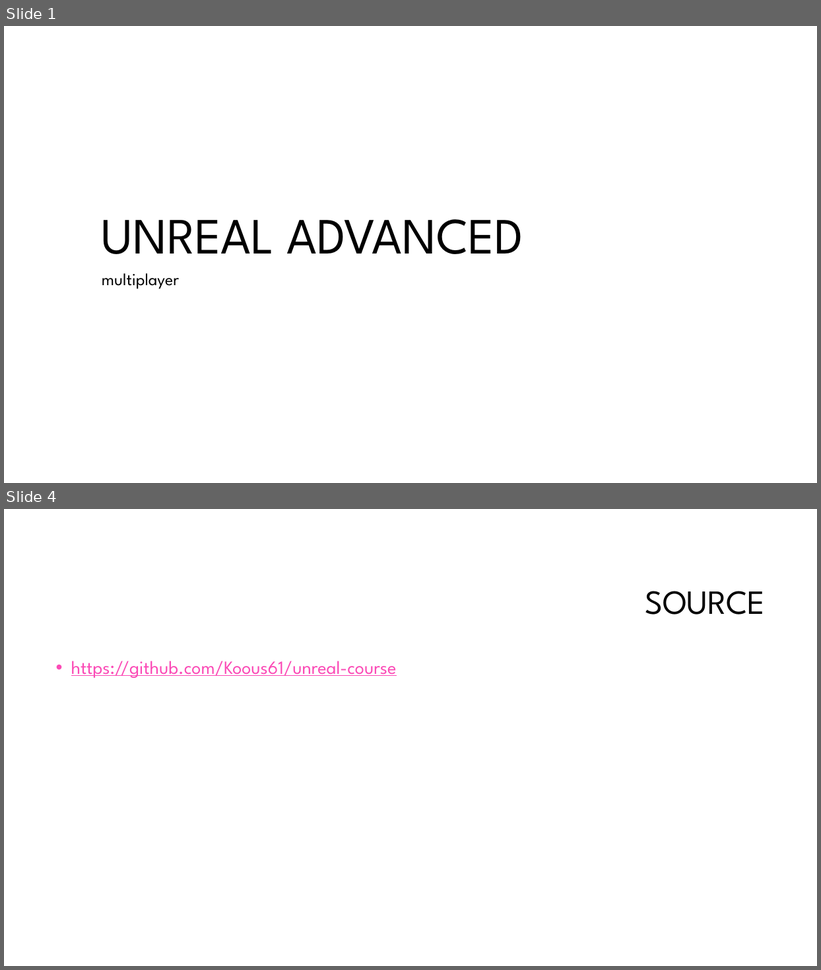
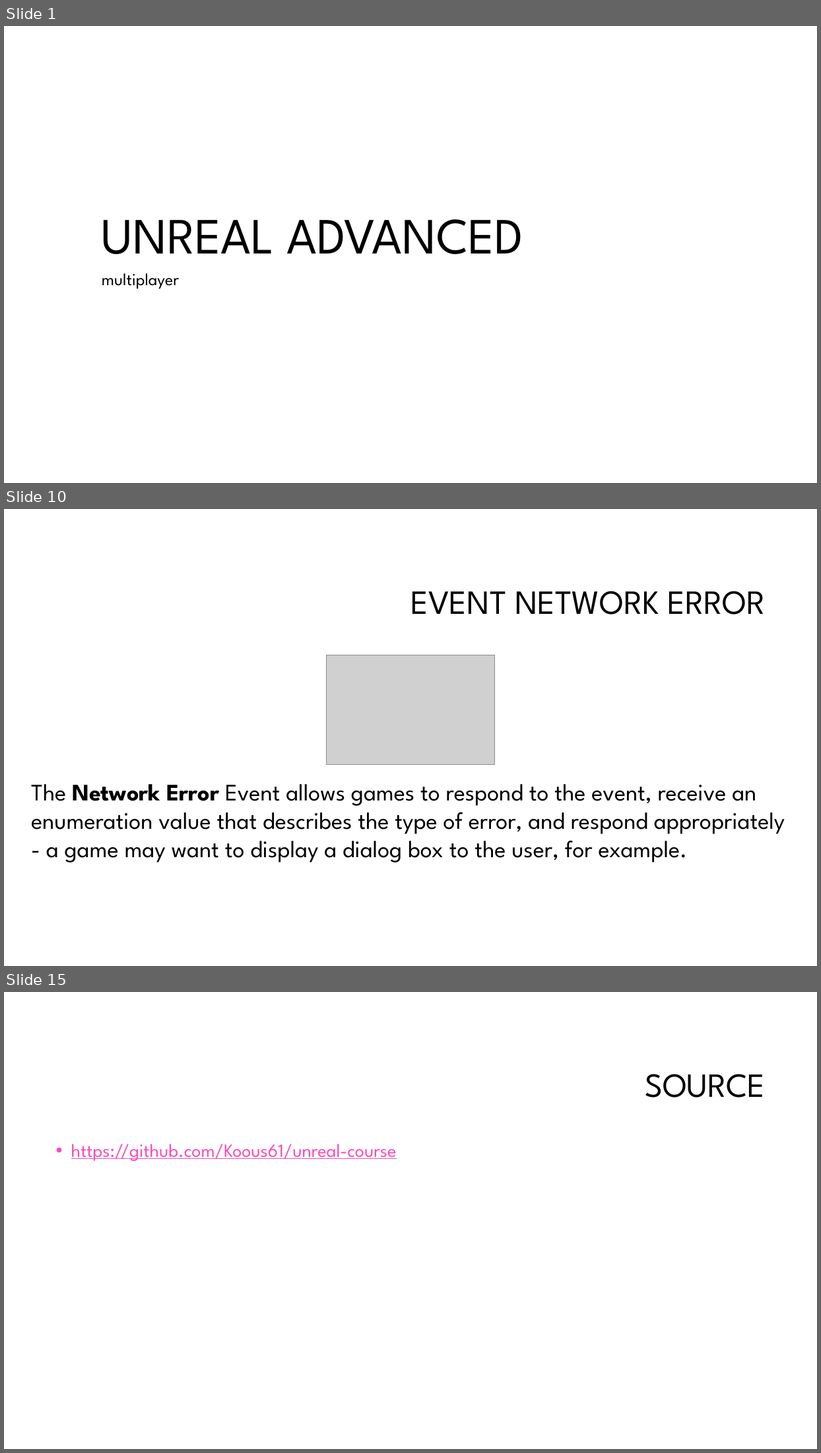
Before and after one commit to Koous61/unreal-course, a slide deck: Multiplayer[2].pptm. Shown one above the other, each under a label of ours: slides 1 and 4 before the commit, slides 1, 10 and 15 after it; the slides between them are not shown. The pictures are 821x970 and 821x1453 pixels, drawn with LibreOffice and Linux fonts; fonts in the diff are those of the drawing; grey boxes stand for pictures; background and template pictures are left out. Boxes give left, top, right and bottom in pixels: in the first picture for what was removed or moved away, otherwise in the second. Text is boxed around its words. In the diff, an @@ line names an element or a change of style, - is before the commit and + after.

```diff
--- a/Multiplayer[2].pptm
+++ b/Multiplayer[2].pptm
@@ slide 10 added at (4, 509, 817, 966), background #FFFFFF @@
@@ title added at (411, 591, 766, 615), 40 pt, text #000000 @@
+EVENT NETWORK ERROR
@@ picture added at (327, 656, 494, 765) @@
@@ text added at (31, 784, 785, 863), 28 pt, text #000000 @@
+The Network Error Event allows games to respond to the event, receive an enumeration value that describes the type of error, and respond appropriately - a game may want to display a dialog box to the user, for example.
@@ what was slide 4 is now slide 15 @@
```
Also in this commit, not shown: 1 slide changed, 11 other slides added, 1 slide removed.
